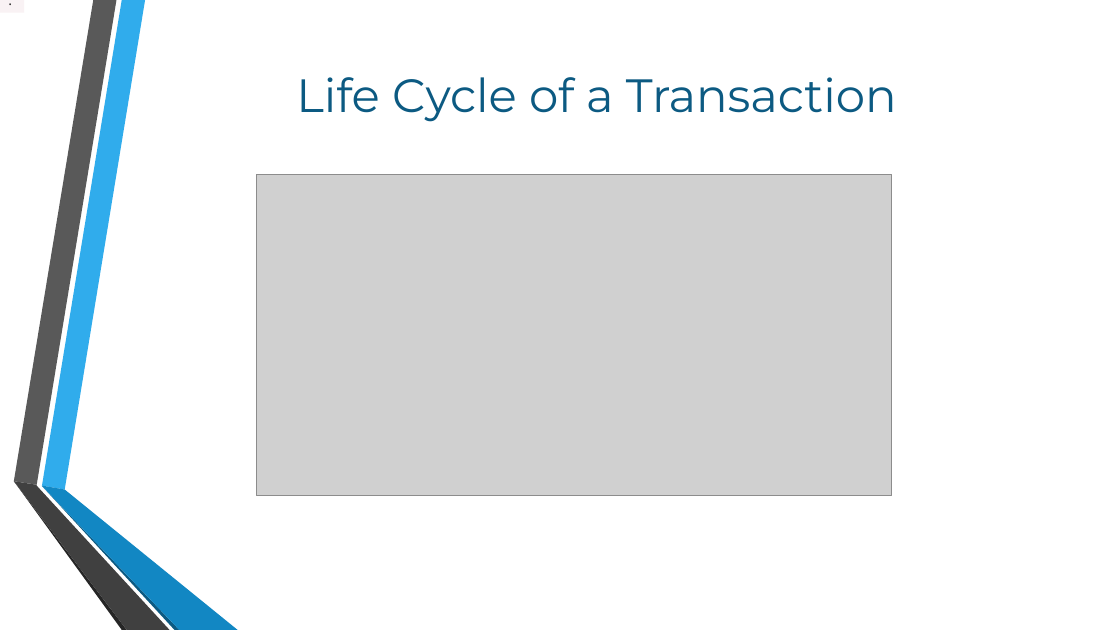
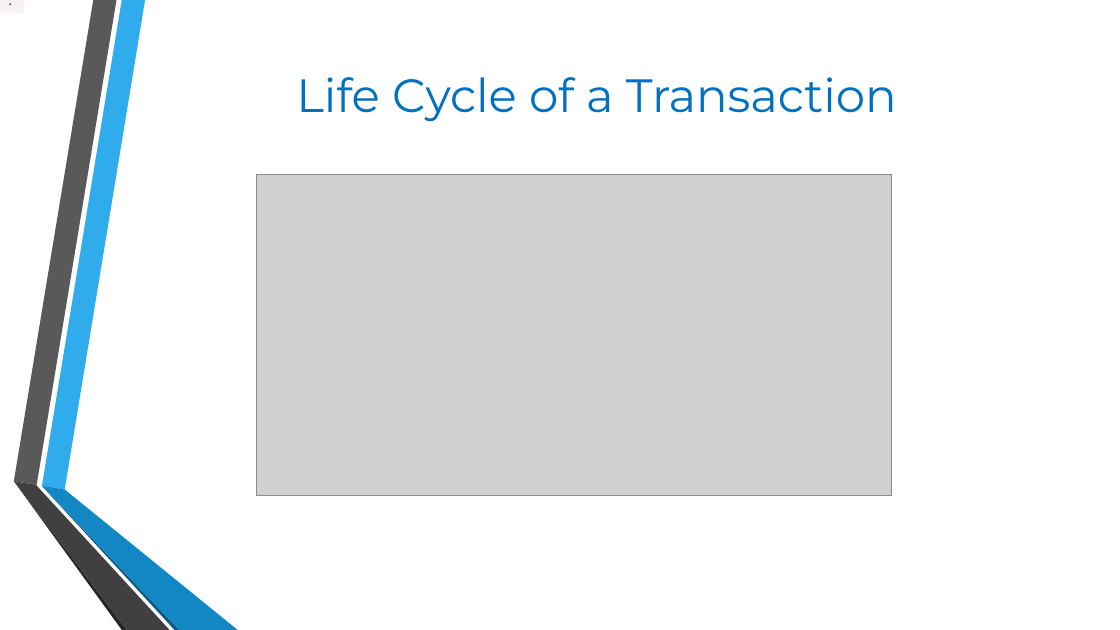
Before and after one commit to SohamPurohit/Team, a slide deck: slide 5 of ShubhamPal.pptx. Drawn at 1120x630 pixels with LibreOffice and Linux fonts; fonts in the diff are those of the drawing; grey boxes stand for pictures; background and template pictures are left out. Boxes give left, top, right and bottom in pixels: in the first picture for what was removed or moved away, otherwise in the second. Text is boxed around its words. In the diff, an @@ line names an element or a change of style, - is before the commit and + after.

```diff
--- a/ShubhamPal.pptx
+++ b/ShubhamPal.pptx
@@ title "Life Cycle of a Transaction" at (296,77,897,122): text colour #0C5A82 to #0070C0 @@
```
Also in this commit, not shown: 2 other slides changed.
